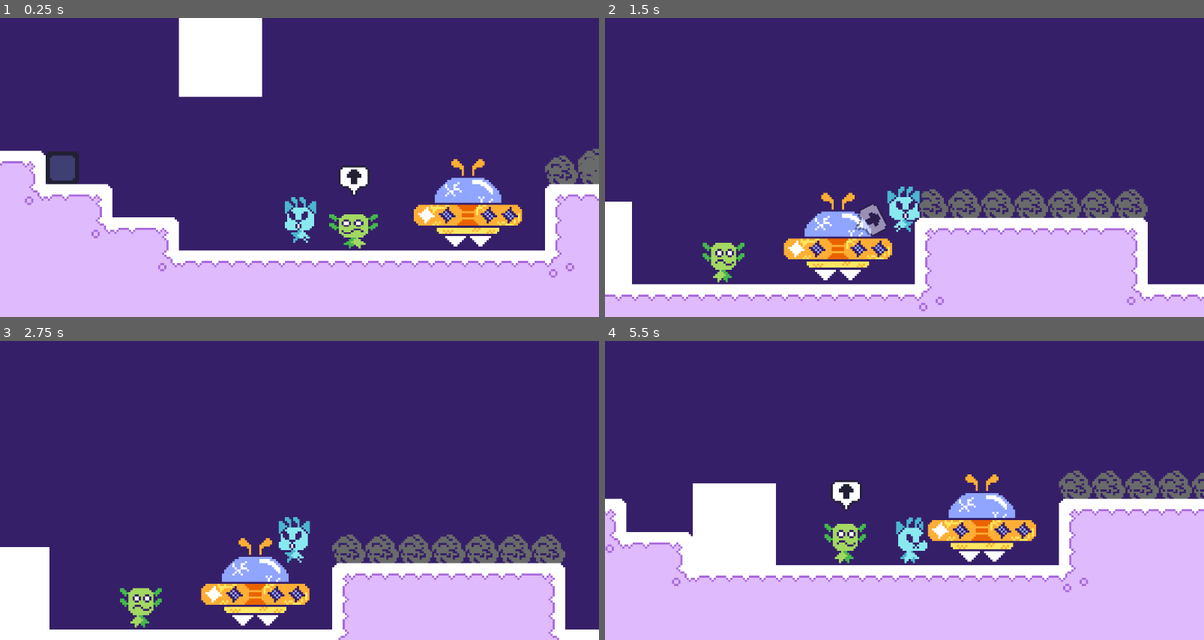
Above: before the commit, frames 1-4 (two rows, left to right).
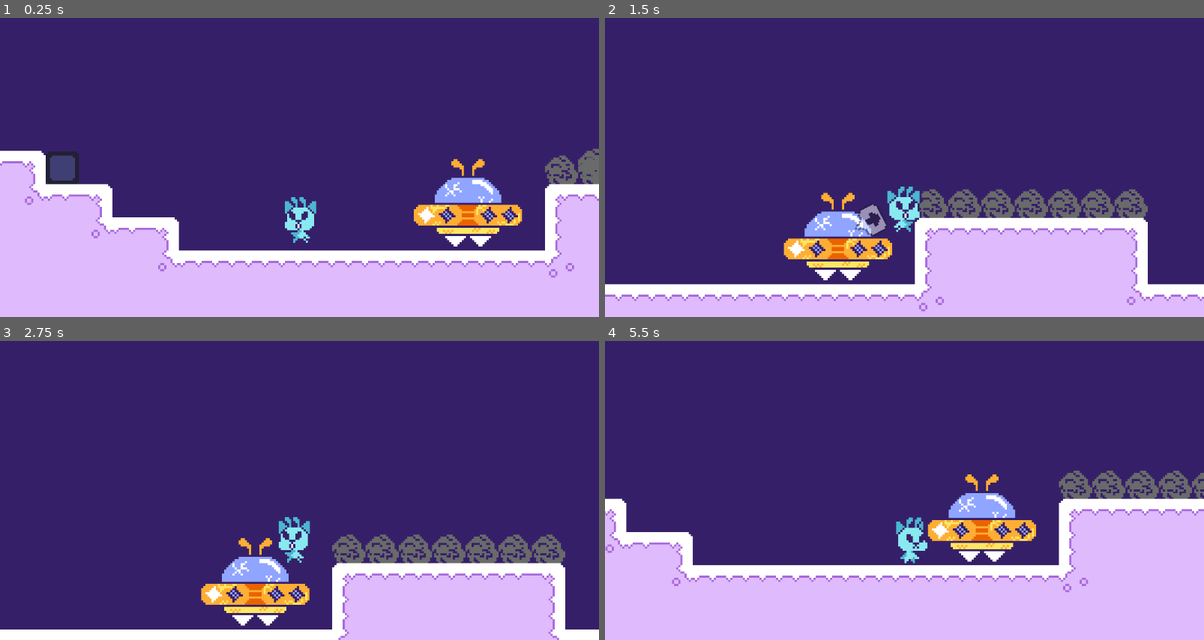
Above: after the commit, the same moments.

Repository: Zazorah/secret-santa-2025
Game: Godot game, scene res://World/Placeholder/TestRoom.tscn
The game is run twice, just before and just after one commit, with the same random seed, the same clock (stepped at 60 frames per second) and the same inputs.
Inputs (mouse positions are in pixels of both pictures, inside the frame that each line leads up to):
- Up to frame 1 (0.25 s): no input
- Up to frame 2 (1.5 s): move the mouse to (1036, 152) at 0.52 s; hold D (move_right) from 0.53 s (still down); tap Shift (beam) at 0.6 s; move the mouse to (784, 182) at 1.27 s; tap Space (advance_text) at 1.35 s
- Up to frame 3 (2.75 s): tap Shift (beam) at 1.55, 2.1 s; move the mouse to (359, 424) at 2.02 s; release D (move_right) at 2.03 s; hold A (move_left) from 2.03 s (still down)
- Up to frame 4 (5.5 s): move the mouse to (874, 550) at 2.77 s; release A (move_left) at 2.78 s; hold D (move_right) 2.78-4.28 s; tap W (interact) at 2.85 s; tap Shift (beam) at 3.05, 3.8, 4.55, 5.1 s; move the mouse to (1084, 535) at 3.52 s; hold Mouse wheel up (zoom_in) 3.53-4.28 s; move the mouse to (724, 445) at 4.27 s; hold A (move_left) 4.28-5.03 s; tap Mouse wheel down (zoom_out) at 4.35 s; move the mouse to (934, 490) at 5.02 s; hold D (move_right) from 5.03 s (still down)

The runs differ from the first frame. In frame 1, 4.6% of the frame differs, in the area x 29-64%, y 0-78%; in frame 2, 1.7%; in frame 3, 2.8%; in frame 4, 4.7%, in the area x 14-44%, y 46-76%.

Commit message:
Preliminary Star Node

Diff:
--- a/Props/Ship/Ship.tscn
+++ b/Props/Ship/Ship.tscn
@@ -62,7 +62,7 @@
 polygon = PackedVector2Array(-9, -11.723757, 8, -11.723757, 16, -3.907919, 16, 0, 23, 0, 26, 2.9309392, 26, 8.792818, 2 …(185 unchanged characters)…
 
 [node name="TractorBeam" parent="." instance=ExtResource("2_82v7x")]
-position = Vector2(0, 15)
+position = Vector2(0, 10)
 
 [node name="Visualizer" type="Node2D" parent="."]
 script = ExtResource("2_wv8bo")
--- a/Props/Ship/States/ShipStateFlying.gd
+++ b/Props/Ship/States/ShipStateFlying.gd
@@ -6,6 +6,7 @@
 const HORIZONTAL_SPEED = 300.0
 const BOUNCE_DAMPING = 0.6  # Velocity multiplier on bounce
 const MIN_LANDING_SPEED = 10.0  # Max speed to land safely
+const MAX_SPEED = 500.0
 
 var takeoff_buffer: int
 
@@ -33,6 +34,9 @@
 		ship.visualizer.rot_target = 15.0 * horizontal_input
 	else:
 		ship.visualizer.rot_target = 0.0
+
+	if ship.linear_velocity.length() > MAX_SPEED:
+		ship.linear_velocity = ship.linear_velocity.normalized() * MAX_SPEED
 
 	if takeoff_buffer > 0:
 		takeoff_buffer -= 1
--- a/Props/Ship/Tractor Beam/TractorBeamController.gd
+++ b/Props/Ship/Tractor Beam/TractorBeamController.gd
@@ -58,6 +58,4 @@
 		var ship_force_multiplier = body.mass / total_mass
 
 		body.apply_force(direction * strength * body_force_multiplier, Vector2.ZERO)
-		# ship.apply_force(-direction * strength * ship_force_multiplier, Vector2.ZERO)
-
-		print("Pulling ", body.name, " with a strength of ", strength)
+		ship.apply_force(-direction * strength * ship_force_multiplier, Vector2.ZERO)
--- a/Props/Ship/Tractor Beam/TractorBeamVisualizer.gd
+++ b/Props/Ship/Tractor Beam/TractorBeamVisualizer.gd
@@ -3,19 +3,25 @@
 
 # State
 var controller: TractorBeamController
-var ship: ShipController
+var ship_visualizer: ShipVisualizer
 
 # Children
 @onready var sprite = $Sprite
 
 func _ready() -> void:
 	# Connect to parent controller.
-	if get_parent() is TractorBeamController:
-		controller = get_parent()
+	var parent = get_parent()
+	if parent is TractorBeamController:
+		controller = parent
 	else:
 		push_error("Unable to find parent.")
 		queue_free()
 
-func _process(delta: float) -> void:
+func _process(_delta: float) -> void:
+	# Visualize when beam is active.
 	if controller:
 		sprite.visible = controller.active
+
+		if controller.ship:
+			var visualizer = controller.ship.visualizer
+			rotation_degrees = lerp(rotation_degrees, visualizer.rotation_degrees, 0.05)
--- a/Props/Ship/Tractor Beam/TractorBeamVisualizer.tscn
+++ b/Props/Ship/Tractor Beam/TractorBeamVisualizer.tscn
@@ -8,5 +8,6 @@
 
 [node name="Sprite" type="Sprite2D" parent="."]
 modulate = Color(1, 1, 1, 0.6392157)
+position = Vector2(0, 6)
 texture = ExtResource("1_vvy5s")
 offset = Vector2(0, 24)
--- /dev/null
+++ b/Props/Stars/PropStar.tscn
@@ -0,0 +1,15 @@
+[gd_scene load_steps=2 format=3 uid="uid://2xyvlvxqgbti"]
+
+[ext_resource type="Texture2D" uid="uid://b6lk6kmu2u4je" path="res://Props/Stars/Star.png" id="1_0j4b0"]
+
+[node name="PropStar" type="RigidBody2D"]
+collision_layer = 16
+collision_mask = 17
+mass = 0.4
+gravity_scale = 0.1
+
+[node name="Sprite" type="Sprite2D" parent="."]
+texture = ExtResource("1_0j4b0")
+
+[node name="CollisionPolygon2D" type="CollisionPolygon2D" parent="."]
+polygon = PackedVector2Array(0, -7, 5, -4, 7, -2, 6, 5, 4, 7, -4, 7, -6, 5, -7, -2, -5, -4)
--- a/World/Placeholder/TestRoom.tscn
+++ b/World/Placeholder/TestRoom.tscn
@@ -20,14 +20,14 @@
 metadata/_custom_type_script = "uid://c1u3337rkmd6x"
 
 [node name="PropLayer" type="TileMapLayer" parent="."]
-tile_map_data = PackedByteArray("AAD8/wUAAQAAAAAAAQD4/wQAAQA …(208 unchanged characters)… AAAAAAgAPAAQAAQAAAAAAAgAQAAQAAQAAAAAAAgA=")
+tile_map_data = PackedByteArray("AAD8/wUAAQAAAAAAAQD4/wQAAQA …(208 unchanged characters)… AAAAAAgAPAAQAAQAAAAAAAgAQAAQAAQAAAAAAAgAmAAMAAQAAAAAAAwAoAAMAAQAAAAAAAwAqAAMAAQAAAAAAAwAsAAMAAQAAAAAAAwA=")
 tile_set = ExtResource("3_8h5r4")
 
 [node name="Ship" parent="." instance=ExtResource("7_xfvp6")]
 position = Vector2(139, 98)
 
 [node name="NPCAxolotl" parent="." instance=ExtResource("5_dv4i4")]
-position = Vector2(84, 120)
+position = Vector2(-286, -241)
 
 [node name="NPCFrog" parent="." instance=ExtResource("6_vhexg")]
 position = Vector2(429, 120)
@@ -43,6 +43,7 @@
 tile_set = ExtResource("3_8h5r4")
 
 [node name="My Big Block" type="RigidBody2D" parent="."]
+position = Vector2(-181, -35)
 collision_layer = 17
 mass = 0.05
 gravity_scale = 0.5
--- a/World/Tilesets/Placeholder.tres
+++ b/World/Tilesets/Placeholder.tres
@@ -1,8 +1,9 @@
-[gd_resource type="TileSet" load_steps=6 format=3 uid="uid://vtji68yn4ypp"]
+[gd_resource type="TileSet" load_steps=7 format=3 uid="uid://vtji68yn4ypp"]
 
 [ext_resource type="Texture2D" uid="uid://cyelm37il1fqm" path="res://World/Tilesets/Assets/Tileset_Placeholder.png" id="1_42idl"]
 [ext_resource type="PackedScene" uid="uid://tc44ygkw6ah1" path="res://Props/Crate/PropCrate.tscn" id="2_v1bmi"]
 [ext_resource type="PackedScene" uid="uid://dxti3vloxw2ey" path="res://Props/Dustball/PropDustball.tscn" id="3_eji20"]
+[ext_resource type="PackedScene" uid="uid://2xyvlvxqgbti" path="res://Props/Stars/PropStar.tscn" id="4_eji20"]
 
 [sub_resource type="TileSetAtlasSource" id="TileSetAtlasSource_lrifj"]
 texture = ExtResource("1_42idl")
@@ -62,6 +63,7 @@
 resource_name = "Props"
 scenes/1/scene = ExtResource("2_v1bmi")
 scenes/2/scene = ExtResource("3_eji20")
+scenes/3/scene = ExtResource("4_eji20")
 
 [resource]
 physics_layer_0/collision_layer = 1
Binary file added: Props/Stars/Star.png
Not shown, added: Props/Stars/Star.png.import
